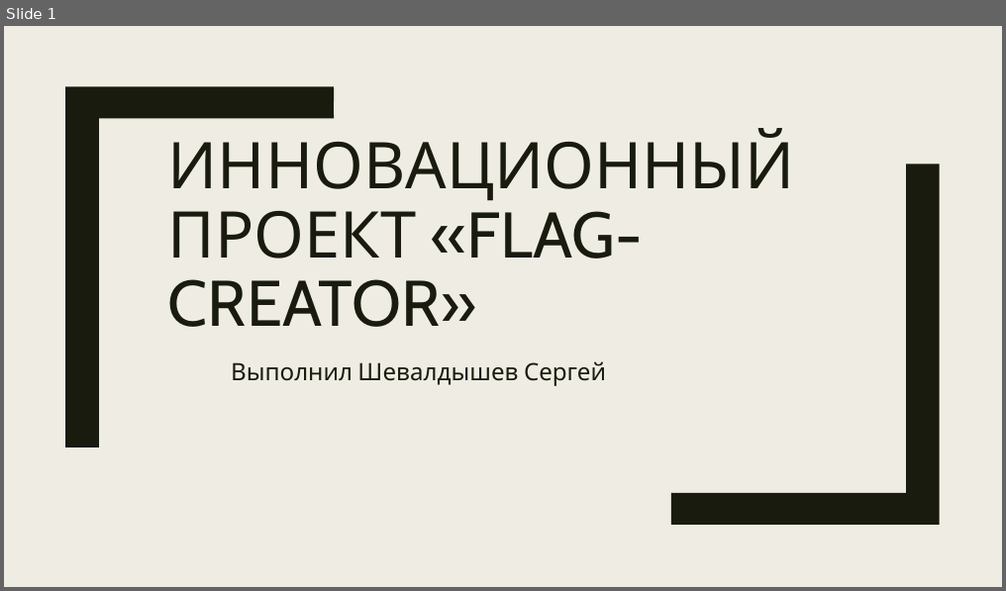
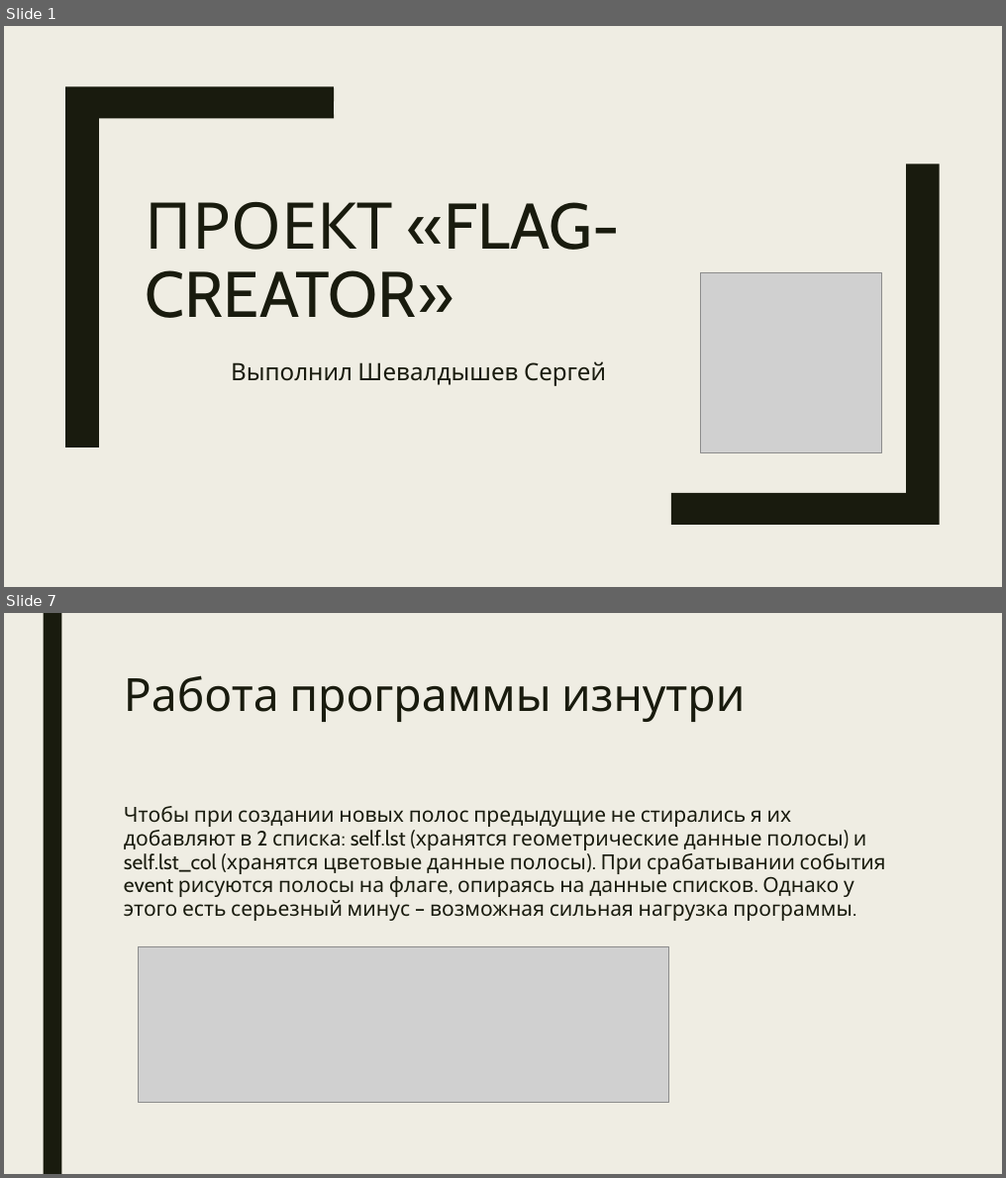
Before and after one commit to seregakriwoy/Flag-Creator, a slide deck: flag-creator.pptx. Shown one above the other, each under a label of ours: slide 1 before the commit, slides 1 and 7 after it; the slides between them are not shown. The pictures are 1006x591 and 1006x1178 pixels, drawn with LibreOffice and Linux fonts; fonts in the diff are those of the drawing; grey boxes stand for pictures. Boxes give left, top, right and bottom in pixels: in the first picture for what was removed or moved away, otherwise in the second. Text is boxed around its words. In the diff, an @@ line names an element or a change of style, - is before the commit and + after.

```diff
--- a/flag-creator.pptx
+++ b/flag-creator.pptx
@@ slide 7 added at (4,613,1002,1174), background #EFEDE3 @@
@@ rectangle added at (43,613,61,1174), fill #191B0E @@
@@ title added at (124,675,745,722), 44 pt, text #191B0E @@
+Работа программы изнутри
@@ text added at (124,806,886,921), 20 pt, text #191B0E @@
+Чтобы при создании новых полос предыдущие не стирались я их добавляют в 2 списка: self.lst (хранятся геометрические данные полосы) и self.lst_col (хранятся цветовые данные полосы). При срабатывании события event рисуются полосы на флаге, опираясь на данные списков. Однако у этого есть серьезный минус – возможная сильная нагрузка программы.
@@ picture added at (138,947,668,1103) @@
@@ slide 1 changed as well @@
@@ title at (146,202,620,318): text changed @@
-ИННОВАЦИОННЫЙ ПРОЕКТ «FLAG-CREATOR»
+ПРОЕКТ «FLAG-CREATOR»
@@ picture added at (701,273,881,453) @@
```
Also in this commit, not shown: 6 other slides added.
